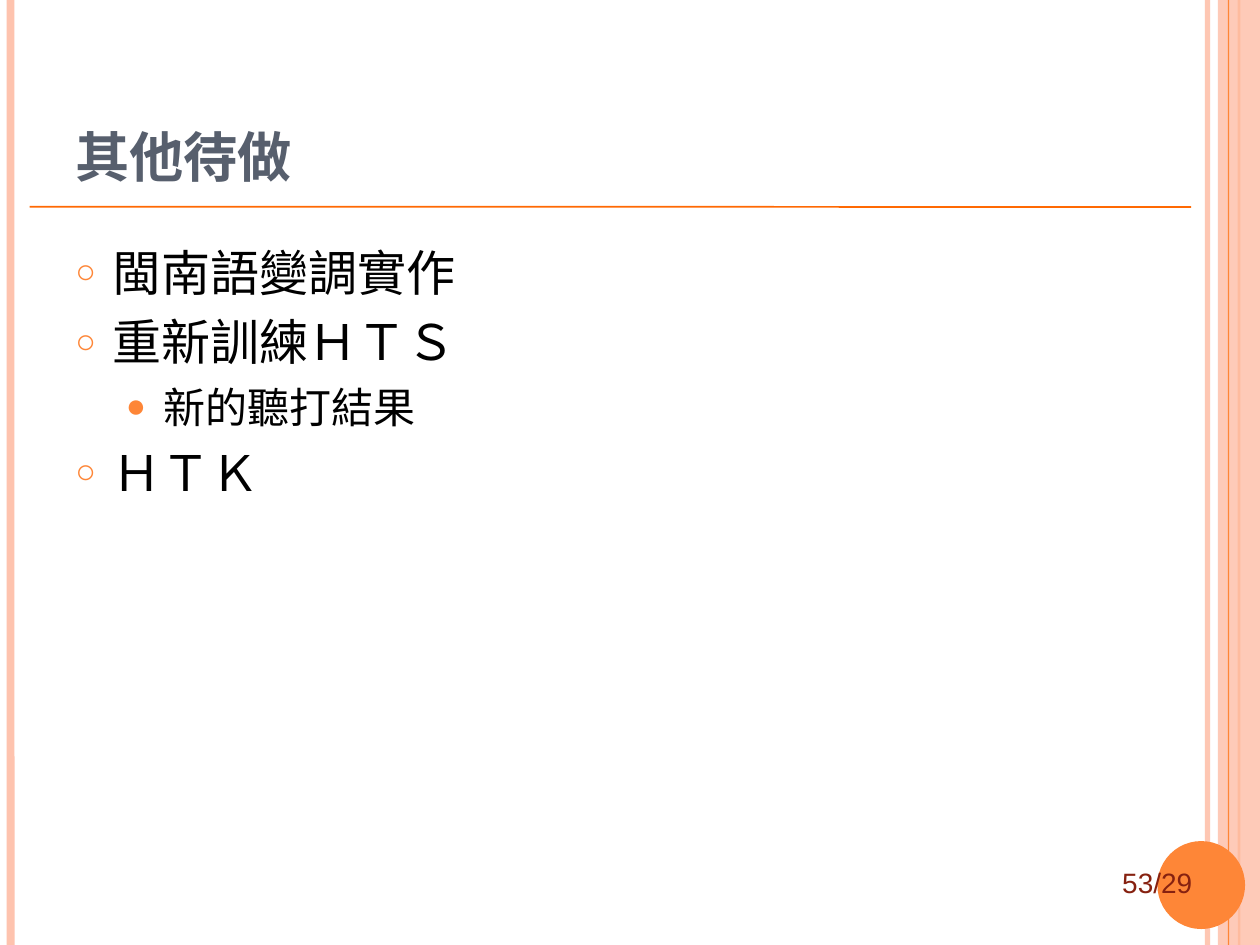
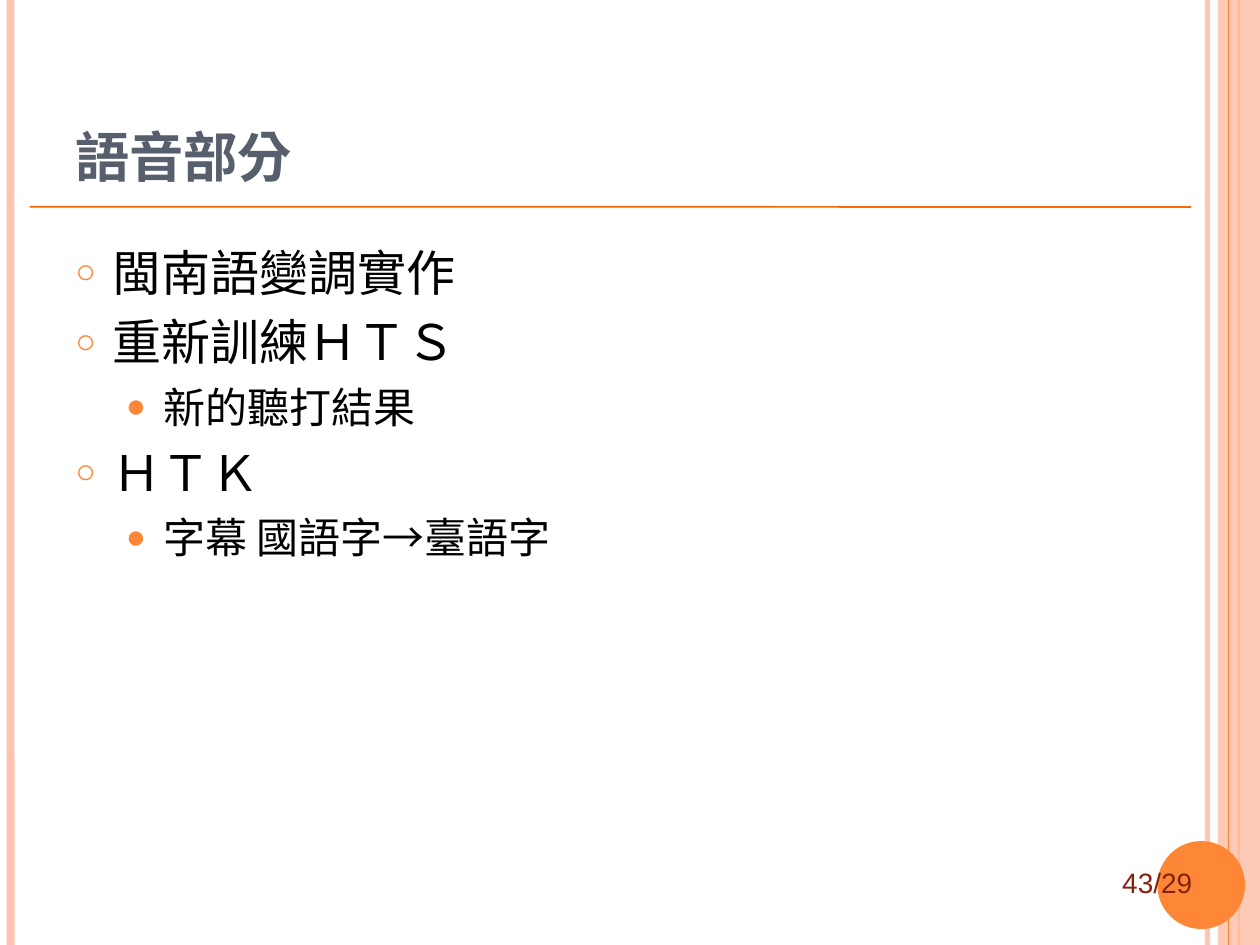
Before and after one commit to sih4sing5hong5/po3-ko3_tau5-iann2-phinn3, a slide deck: slide 43 of 翻譯報告.ppt (slide 53 before the commit). Drawn at 1260x945 pixels with LibreOffice and Linux fonts; fonts in the diff are those of the drawing; background and template pictures are left out. Boxes give left, top, right and bottom in pixels: in the first picture for what was removed or moved away, otherwise in the second. Text is boxed around its words. In the diff, an @@ line names an element or a change of style, - is before the commit and + after.

```diff
--- a/翻譯報告.ppt
+++ b/翻譯報告.ppt
@@ title at box(75, 130, 292, 182): text changed @@
-其他待做
+語音部分
@@ text at box(164, 517, 551, 557): paragraph added @@
+  ● 字幕 國語字→臺語字
@@ page number at box(1122, 872, 1192, 899): text changed @@
-53/29
+43/29
```
Also in this commit, not shown: 1 other slide changed, 1 slide added.
